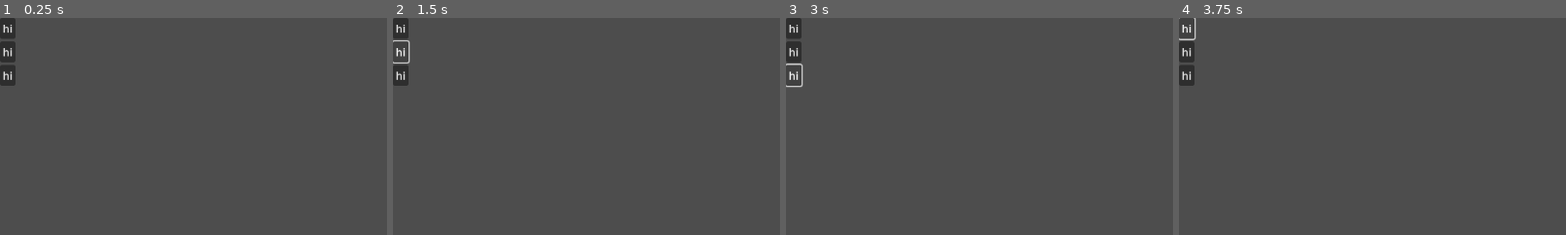
Above: before the commit, frames 1-4 (left to right).
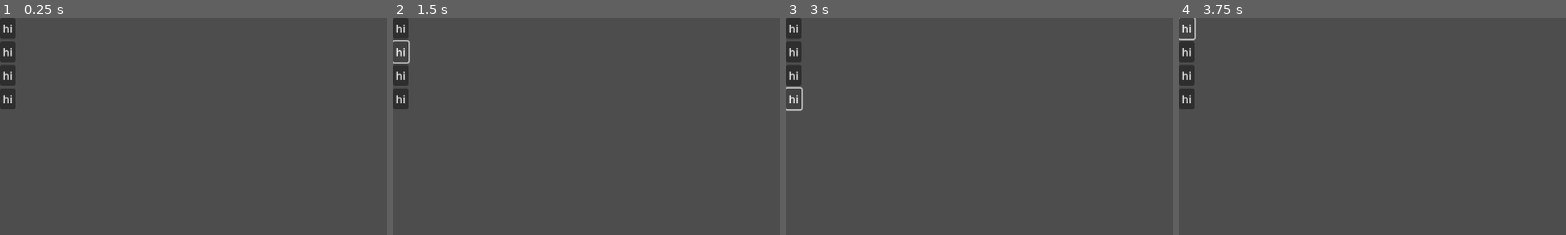
Above: after the commit, the same moments.

Repository: dugramen/godot-global-project
Game: Godot game, scene res://node.tscn
Two runs of this game, one before a commit and one after it. Both use one fixed random seed, a clock stepped at 60 frames per second and the inputs below.
Inputs:
- Up to frame 1 (0.25 s): no input
- Up to frame 2 (1.5 s): click "hi" at 0.5 s; click "hi" at 1.25 s
- Up to frame 3 (3 s): click "hi" at 2 s; click "hi" at 2.75 s
- Up to frame 4 (3.75 s): click "hi" at 3.5 s
The pictures show only the part of the screen within x 0-50%, y 0-50%; the shares and areas given below are measured in that part.

The runs differ from the first frame. In frame 1, 0.3% of the frame differs, in the area x 0-5%, y 32-42%; in frame 2, 0.3%; in frame 3, 0.3%; in frame 4, 0.3%.

Commit message:
gdx properly parent raw nodes in element tree

Diff:
--- a/extensions/included/addon_importer.gd
+++ b/extensions/included/addon_importer.gd
@@ -45,22 +45,20 @@
 
 	# The FileSystem dock doesn't properly scan new files if scanned immediately
 	#rfs.scan()
-	var p := PopupPanel.new()
-	#add_child(p)
-	#var label := Label.new()
-	#p.add_child(label)
-	#label.text = "Enabling"
+	var pop := PopupPanel.new()
 	GDX.new().render(func(a): return (
 		[self, [
-			[p, [
+			[pop, {
+				popup_window = false
+			}, [
 				[Label, {
-					text = "Enabling " + "..."
+					text = "Enabling addons..."
 				}]
 			]]
 		]]
 	))
 
-	p.popup_centered()
+	pop.popup_centered()
 
 	rfs.scan_sources()
 	print("begin scan")
@@ -72,8 +70,8 @@
 
 	for folder in plugin_folders_to_enable:
 		EditorInterface.set_plugin_enabled(folder, true)
-	p.hide()
-	p.queue_free()
+	pop.hide()
+	pop.queue_free()
 
 
 func _enter_tree() -> void:
--- a/extensions/included/gdx.gd
+++ b/extensions/included/gdx.gd
@@ -44,6 +44,14 @@
 		var node: Node = null
 		if tree[0] is Node:
 			node = tree[0]
+			if parent:
+				var node_parent = node.get_parent()
+				var i = context.index
+				if node_parent == null:
+					parent.add_child(node)
+				elif node_parent != parent:
+					node.reparent(parent)
+				parent.move_child(node, i)
 		else:
 			var should_create := true
 			if parent:
@@ -51,7 +59,7 @@
 				if parent.has_node(key):
 					node = parent.get_node(key)
 					var i = context.index
-					parent.move_child.call_deferred(node, i)
+					parent.move_child(node, i)
 					should_create = false
 				elif parent.get_child_count() > context.index:
 					node = parent.get_child(context.index)
@@ -62,7 +70,7 @@
 				node = tree[0].new()
 				node.set_meta("node_class", tree[0])
 				if parent:
-					parent.add_child.call_deferred(node)
+					parent.add_child(node)
 		_deletion_map[callable].erase(node)
 		_new_deletion_map[callable][node] = true
 
